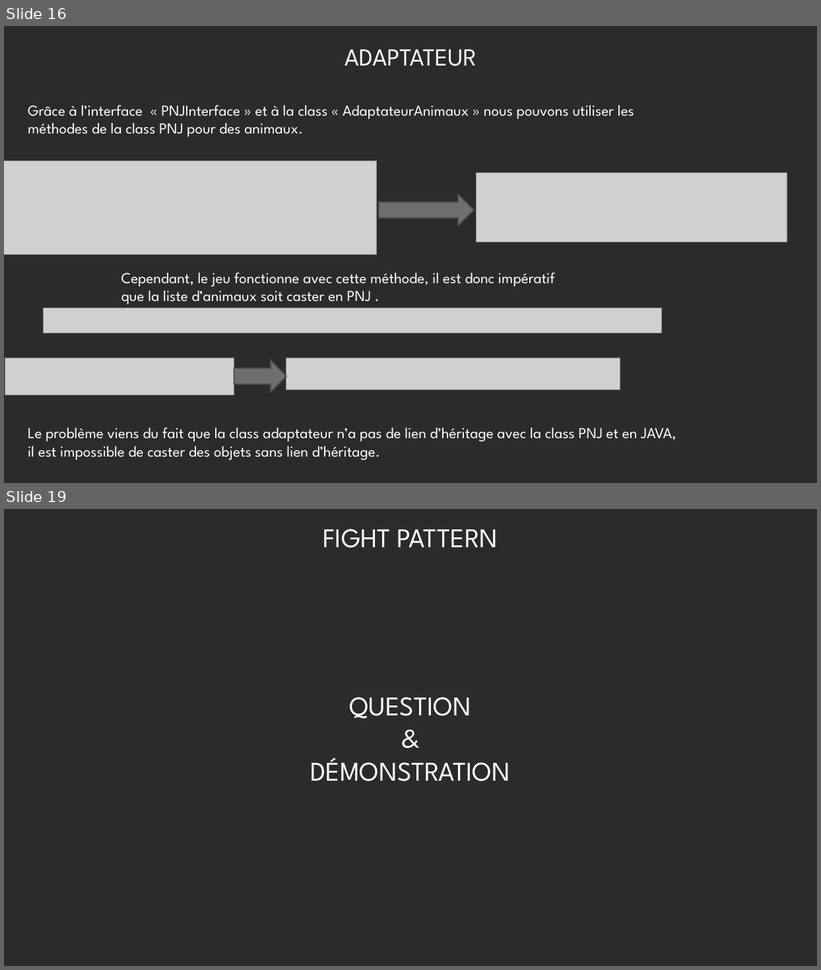
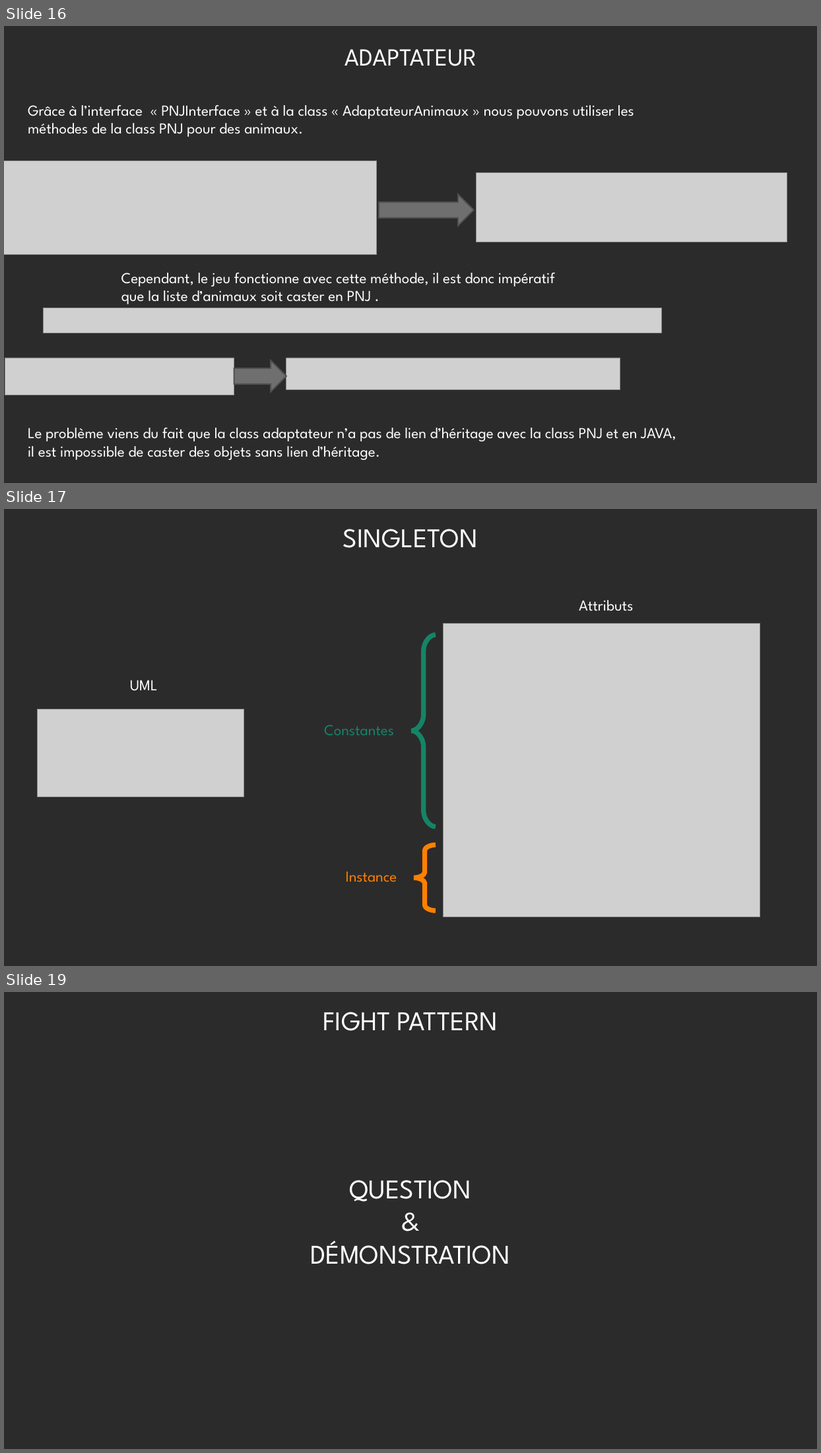
Before and after one commit to Waesz/Fight_Pattern-, a slide deck: Patron de conception.odp. Shown one above the other, each under a label of ours: slides 16 and 19 before the commit, slides 16, 17 and 19 after it; the slides between them are not shown. The pictures are 821x970 and 821x1453 pixels, drawn with LibreOffice and Linux fonts; fonts in the diff are those of the drawing; grey boxes stand for pictures; background and template pictures are left out; a plain dark background stands for a picture behind light text. Boxes give left, top, right and bottom in pixels: in the first picture for what was removed or moved away, otherwise in the second. Text is boxed around its words. In the diff, an @@ line names an element or a change of style, - is before the commit and + after.

```diff
--- a/Patron de conception.odp
+++ b/Patron de conception.odp
@@ slide 17 added at (4,509,817,966), background picture (left out) @@
@@ title added at (343,529,479,548), 32 pt, text #FFFFFF @@
+SINGLETON
@@ text added at (579,600,633,611), 18 pt, text #FFFFFF @@
+Attributs
@@ picture added at (443,624,760,917) @@
@@ freeform shape added at (411,634,435,827), outline #158466 5.67 pt @@
@@ text added at (130,680,158,691), 18 pt, text #FFFFFF @@
+UML
@@ picture added at (38,709,244,797) @@
@@ text added at (324,725,394,735), 18 pt, text #158466 @@
+Constantes
@@ freeform shape added at (414,845,435,911), outline #FF8000 5.67 pt @@
@@ text added at (346,871,397,883), 18 pt, text #FF8000 @@
+Instance
```
Also in this commit, not shown: 1 other slide added, 2 slides removed.
